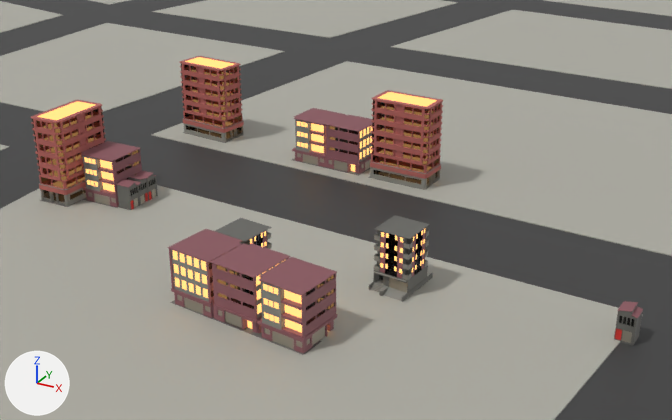
Two versions of the Blender file assets/street a.blend, one commit apart.
Both versions are drawn from a camera (50 mm lens) standing at (78.8, -142.5, 85.2) and looking at (-8.3, 15.9, 6.0). Arrows for +X, +Y and +Z are at lower left; the lights stay in place.

Objects in the first picture: 'C1', 'C1.001', 'C1.002', 'C1.003', 'C2', 'C2.001', 'C2.002', 'C3', 'C3.001', 'C4', 'C4.001', 'C4.002', 'C4.003', 'C4.004', 'C4.005', 'plane -col'.
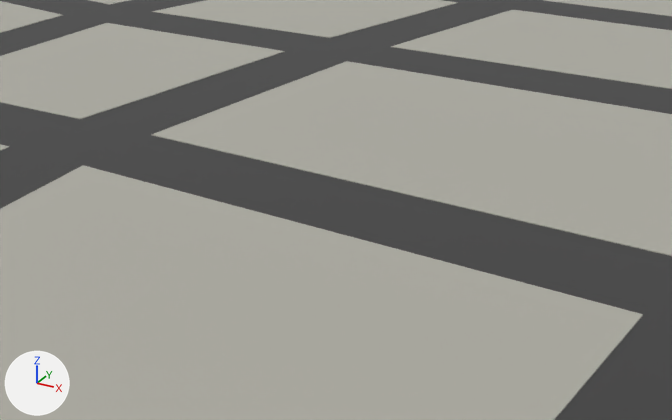
ob_plane_015 is not drawn itself; it is the parent of ob_plane_003, ob_local_2.
ob_plane_005 is not drawn itself; it is the parent of ob_plane_002, ob_plane_000, ob_plane_012, ob_plane_008, ob_plane_009, ob_plane_006.
ob_local_1 is not drawn itself; it is the parent of ob_plane_001.
ob_plane_007 is not drawn itself; it is the parent of ob_plane_004, ob_plane_014, ob_plane_013, ob_plane_011, ob_plane_010.

Pixel boxes [x1, y1, x2, y2] of what changed, in the pictures (672 x 420 px):
'C2.001', deleted
    before: [368, 90, 443, 190]
'C4.001', deleted
    before: [256, 257, 338, 355]
'C2', deleted
    before: [31, 100, 106, 207]
'C2.002', deleted
    before: [180, 56, 244, 143]
'C4.002', deleted
    before: [210, 243, 290, 336]
'C3', deleted
    before: [369, 215, 433, 302]
'C4.003', deleted
    before: [168, 229, 242, 319]
'C4', deleted
    before: [81, 141, 142, 208]
'C4.005', deleted
    before: [323, 115, 373, 176]
'C4.004', deleted
    before: [292, 108, 345, 167]
'C3.001', deleted
    before: [215, 218, 272, 249]
'C1', deleted
    before: [614, 301, 643, 346]
'C1.002', deleted
    before: [116, 179, 139, 210]
'C1.003', deleted
    before: [128, 175, 149, 206]
'C1.001', deleted
    before: [135, 170, 158, 200]

The change, as a diff of the scene's bpy script:
```diff
--- a/assets/street a.blend.py
+++ b/assets/street a.blend.py
@@ ob_c2_002 @@
-ob_c2_002 = bpy.data.objects.new('C2.002', None)
@@ ob_c2_001 @@
-ob_c2_001 = bpy.data.objects.new('C2.001', None)
@@ ob_c4_005 @@
-ob_c4_005 = bpy.data.objects.new('C4.005', None)
@@ ob_c4_004 @@
-ob_c4_004 = bpy.data.objects.new('C4.004', None)
@@ ob_c1_003 @@
-ob_c1_003 = bpy.data.objects.new('C1.003', None)
@@ ob_c1_002 @@
-ob_c1_002 = bpy.data.objects.new('C1.002', None)
@@ ob_c1_001 @@
-ob_c1_001 = bpy.data.objects.new('C1.001', None)
@@ ob_c4_003 @@
-ob_c4_003 = bpy.data.objects.new('C4.003', None)
@@ ob_c4_002 @@
-ob_c4_002 = bpy.data.objects.new('C4.002', None)
@@ ob_c4_001 @@
-ob_c4_001 = bpy.data.objects.new('C4.001', None)
@@ ob_c3_001 @@
-ob_c3_001 = bpy.data.objects.new('C3.001', None)
@@ ob_c4 @@
-ob_c4 = bpy.data.objects.new('C4', None)
@@ ob_c3 @@
-ob_c3 = bpy.data.objects.new('C3', None)
@@ ob_c2 @@
-ob_c2 = bpy.data.objects.new('C2', None)
@@ ob_c1 @@
-ob_c1 = bpy.data.objects.new('C1', None)
@@ ob_plane_015 @@
-ob_plane_015 = bpy.data.objects.new('Plane.015', me_plane_010)
@@ ob_plane_003 @@
-ob_plane_003 = bpy.data.objects.new('Plane.003', me_plane_014)
@@ ob_local_2 @@
-ob_local_2 = bpy.data.objects.new('local 2', me_plane_013)
@@ ob_def_mesh @@
-ob_def_mesh = bpy.data.objects.new('def mesh', me_plane_003)
@@ ob_plane_005 @@
-ob_plane_005 = bpy.data.objects.new('Plane.005', me_plane_007)
@@ ob_plane_002 @@
-ob_plane_002 = bpy.data.objects.new('Plane.002', me_plane_012)
@@ ob_plane_000 @@
-ob_plane_000 = bpy.data.objects.new('Plane.000', me_plane_011)
@@ ob_plane_012 @@
-ob_plane_012 = bpy.data.objects.new('Plane.012', me_plane_009)
@@ ob_plane_008 @@
-ob_plane_008 = bpy.data.objects.new('Plane.008', me_plane_008)
@@ ob_plane_009 @@
-ob_plane_009 = bpy.data.objects.new('Plane.009', me_plane_034)
@@ ob_plane_006 @@
-ob_plane_006 = bpy.data.objects.new('Plane.006', me_plane_033)
@@ ob_local_1 @@
-ob_local_1 = bpy.data.objects.new('local 1', me_plane)
@@ ob_plane_001 @@
-ob_plane_001 = bpy.data.objects.new('Plane.001', me_plane_002)
@@ ob_plane_007 @@
-ob_plane_007 = bpy.data.objects.new('Plane.007', me_plane_018)
@@ ob_plane_004 @@
-ob_plane_004 = bpy.data.objects.new('Plane.004', me_plane_006)
@@ ob_plane_014 @@
-ob_plane_014 = bpy.data.objects.new('Plane.014', me_plane_005)
@@ ob_plane_013 @@
-ob_plane_013 = bpy.data.objects.new('Plane.013', me_plane_004)
@@ ob_plane_011 @@
-ob_plane_011 = bpy.data.objects.new('Plane.011', me_plane_026)
@@ ob_plane_010 @@
-ob_plane_010 = bpy.data.objects.new('Plane.010', me_plane_023)
```
